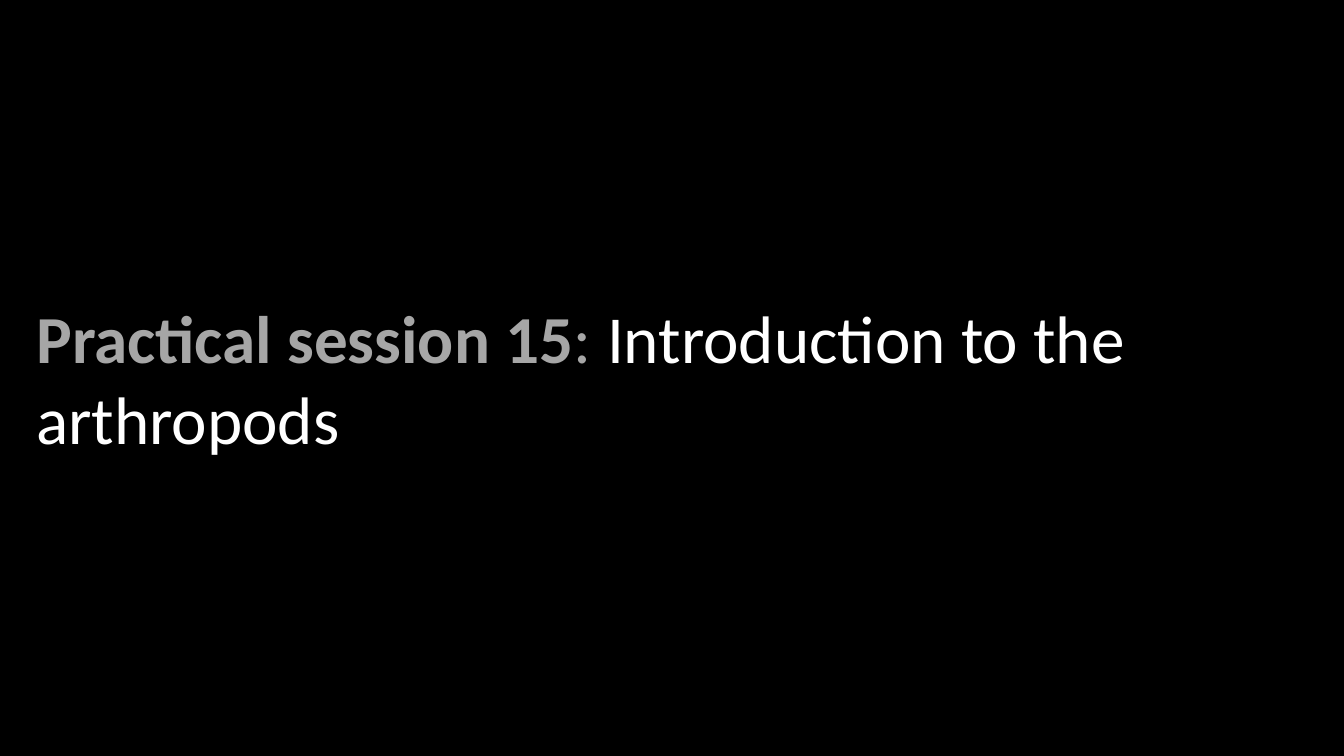
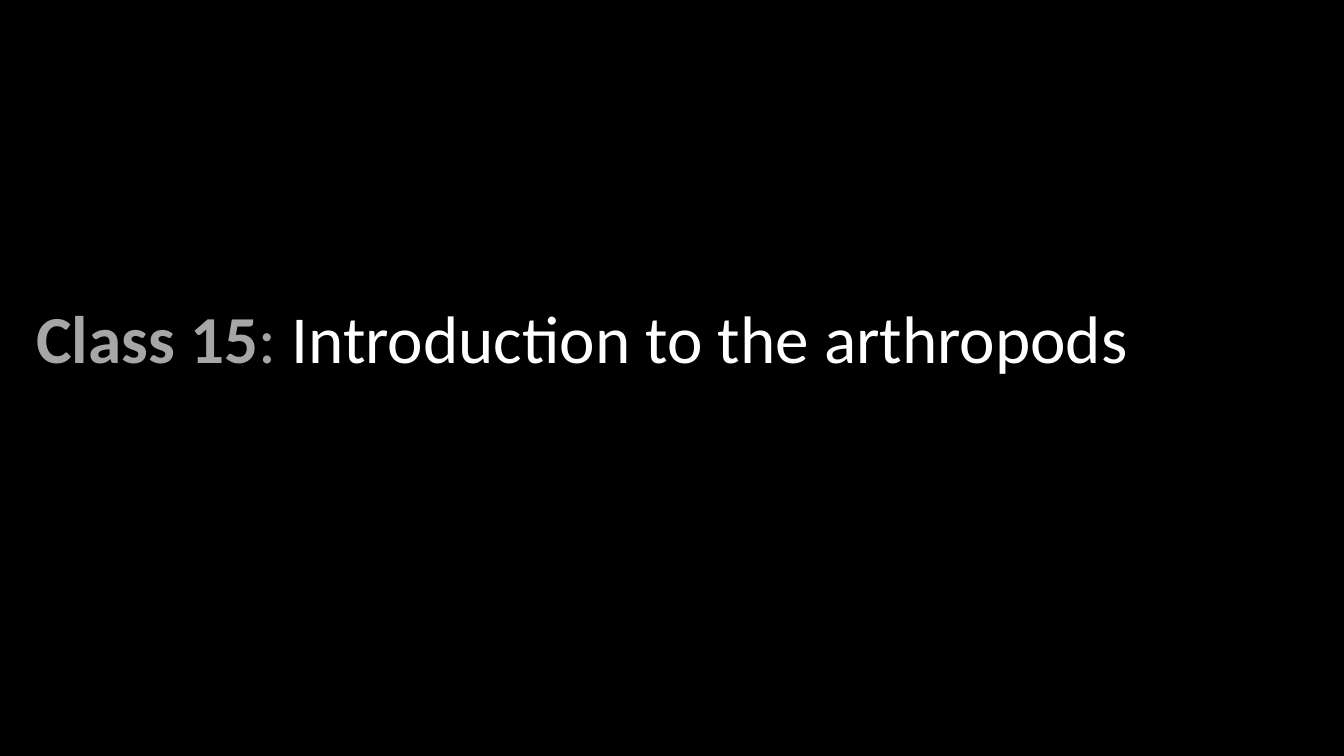
Before and after one commit to wood-lab/fish_406, a slide deck: slide 9 of docs/lectures/in-class_activities/class_15.pptx (slide 11 before the commit). Drawn at 1344x756 pixels with LibreOffice and Linux fonts; fonts in the diff are those of the drawing. Boxes give left, top, right and bottom in pixels: in the first picture for what was removed or moved away, otherwise in the second. Text is boxed around its words. In the diff, an @@ line names an element or a change of style, - is before the commit and + after.

Commit message:
updating class_15 ppt and agenda

```diff
--- a/docs/lectures/in-class_activities/class_15.pptx
+++ b/docs/lectures/in-class_activities/class_15.pptx
@@ text at box(36, 316, 1127, 374): text changed @@
-Practical session 15: Introduction to the arthropods
+Class 15: Introduction to the arthropods
```
Also in this commit, not shown: 1 other slide changed, 2 slides removed, 12 other files.
